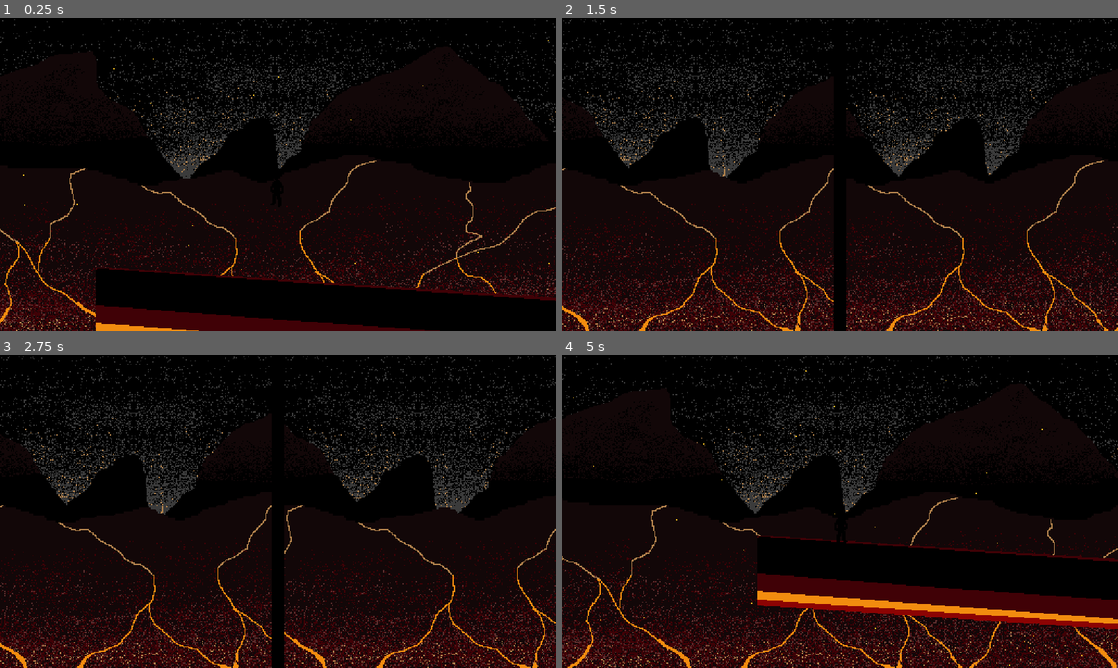
Above: before the commit, frames 1-4 (two rows, left to right).
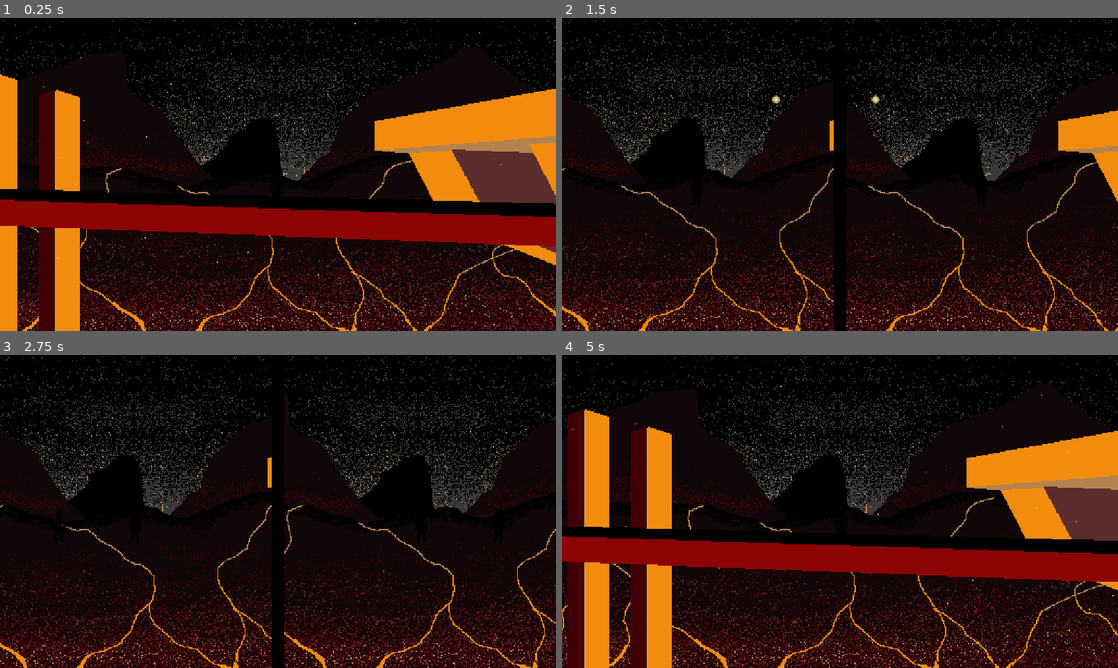
Above: after the commit, the same moments.

Repository: HaywardMorihara/EpicStarWarsFight
Game: Godot game, scene res://src/Main/Game.tscn
Two runs of this game, one before a commit and one after it. Both use one fixed random seed, a clock stepped at 60 frames per second and the inputs below.
Inputs:
- Up to frame 1 (0.25 s): no input
- Up to frame 2 (1.5 s): hold Tab (splitscreen) 0.53-1.28 s; hold Right (move_right) from 0.53 s (still down); tap Up (jump) at 0.77 s; tap Space (shoot) at 1.35 s
- Up to frame 3 (2.75 s): tap Up (jump) at 1.52 s; tap Tab (splitscreen) at 1.55 s; release Right (move_right) at 2.03 s; hold Left (move_left) from 2.03 s (still down); hold Tab (splitscreen) from 2.03 s (still down)
- Up to frame 4 (5 s): release Left (move_left) at 2.78 s; release Tab (splitscreen) at 2.78 s; hold Right (move_right) 2.78-4.28 s; tap Tab (splitscreen) at 2.85, 4.35 s; tap Up (jump) at 3.02, 3.77, 4.52 s; hold Tab (splitscreen) 3.53-4.28 s; tap Space (shoot) at 3.6 s; hold Left (move_left) from 4.28 s (still down)

The runs differ from the first frame. In frame 1, 40% of the frame differs, in the area x 0-100%, y 0-100%; in frame 2, 3.0%; in frame 3, 1.2%; in frame 4, 45%.
Error in both runs: Attempt to call function 'connect' in base 'null instance' on a null instance. (res://src/UserInterface/CoinsCounter.gd:20)

Commit message:
A lot done

Diff:
--- a/src/Level/LavaPlume.gd
+++ b/src/Level/LavaPlume.gd
@@ -1,21 +1,6 @@
 extends Node2D
 
 
-# Declare member variables here. Examples:
-# var a = 2
-# var b = "text"
-
-
-# Called when the node enters the scene tree for the first time.
-func _ready():
-	pass # Replace with function body.
-
-
-# Called every frame. 'delta' is the elapsed time since the previous frame.
-#func _process(delta):
-#	pass
-
-
-func _on_Timer_timeout():
+func restart():
 	$LavaPlumeHigh.restart()
 	$LavaPlumeLow.restart()
--- /dev/null
+++ b/src/Level/LavaPlume.tscn
@@ -0,0 +1,55 @@
+[gd_scene load_steps=6 format=2]
+
+[ext_resource path="res://assets/art/red_particle.png" type="Texture" id=1]
+[ext_resource path="res://assets/art/yellow_particle.png" type="Texture" id=2]
+[ext_resource path="res://src/Level/LavaPlume.gd" type="Script" id=3]
+
+[sub_resource type="ParticlesMaterial" id=2]
+lifetime_randomness = 0.5
+emission_shape = 2
+emission_box_extents = Vector3( 10, 1, 1 )
+flag_disable_z = true
+direction = Vector3( 0, 1, 0 )
+spread = 10.0
+gravity = Vector3( 0, 98, 0 )
+initial_velocity = -400.0
+initial_velocity_random = 0.9
+orbit_velocity = 0.0
+orbit_velocity_random = 0.0
+
+[sub_resource type="ParticlesMaterial" id=3]
+emission_shape = 2
+emission_box_extents = Vector3( 0, 1, 1 )
+flag_disable_z = true
+direction = Vector3( 0, -1, 0 )
+spread = 30.0
+gravity = Vector3( 0, 98, 0 )
+initial_velocity = 200.0
+initial_velocity_random = 0.9
+orbit_velocity = 0.0
+orbit_velocity_random = 0.0
+
+[node name="LavaPlume" type="Node2D" groups=["lava_plumes"]]
+position = Vector2( 256, 350 )
+script = ExtResource( 3 )
+
+[node name="LavaPlumeHigh" type="Particles2D" parent="."]
+z_index = -1
+emitting = false
+amount = 10000
+lifetime = 5.0
+one_shot = true
+explosiveness = 0.9
+process_material = SubResource( 2 )
+texture = ExtResource( 2 )
+normal_map = ExtResource( 2 )
+
+[node name="LavaPlumeLow" type="Particles2D" parent="."]
+z_index = -2
+emitting = false
+amount = 1000
+lifetime = 5.0
+one_shot = true
+explosiveness = 0.9
+process_material = SubResource( 3 )
+texture = ExtResource( 1 )
--- /dev/null
+++ b/src/Level/LavaPlumeManager.gd
@@ -0,0 +1,27 @@
+extends Node2D
+
+var limit_left : float
+var limit_right : float
+
+var lava_plumes : Array
+var next_lava_plume_index := 0
+
+func _ready():
+	for child in get_children():
+		if child.is_in_group("lava_plumes"):
+			lava_plumes.append(child)
+
+func _on_Timer_timeout():
+	var lava_plume = lava_plumes[next_lava_plume_index]
+
+	if next_lava_plume_index == len(lava_plumes) - 1:
+		next_lava_plume_index = 0
+	else:
+		next_lava_plume_index += 1
+
+	var randx = rand_range(limit_left, limit_right)
+	var scale = rand_range(0.5, 2.0)
+	print(scale)
+	lava_plume.scale = Vector2(scale, scale)
+	lava_plume.position = Vector2(randx, lava_plume.position.y)
+	lava_plume.restart()
--- a/src/Level/Level.gd
+++ b/src/Level/Level.gd
@@ -1,15 +1,15 @@
 extends Node2D
 
-const LIMIT_LEFT = -315
-const LIMIT_TOP = -250
-const LIMIT_RIGHT = 955
-const LIMIT_BOTTOM = 690
-
 func _ready():
+	var width = $Bounds/CollisionShape2D.shape.extents.x
+	var x = $Bounds.get_position().x
 	for child in get_children():
 		if child is Player:
 			var camera = child.get_node("Camera")
-			camera.limit_left = LIMIT_LEFT
-			camera.limit_top = LIMIT_TOP
-			camera.limit_right = LIMIT_RIGHT
-			camera.limit_bottom = LIMIT_BOTTOM
+			camera.limit_left = x - width
+			camera.limit_right = x + width
+#			camera.limit_top = LIMIT_TOP
+#			camera.limit_bottom = LIMIT_BOTTOM
+		if child.is_in_group("lava_plume_managers"):
+			child.limit_left = x - width
+			child.limit_right = x + width
--- a/src/Level/Level.tscn
+++ b/src/Level/Level.tscn
@@ -1,11 +1,11 @@
-[gd_scene load_steps=12 format=2]
+[gd_scene load_steps=11 format=2]
 
-[ext_resource path="res://assets/art/platforms/main_platform.png" type="Texture" id=1]
+[ext_resource path="res://assets/art/platforms/platform.png" type="Texture" id=1]
 [ext_resource path="res://assets/audio/music/duel_of_the_fates.ogg" type="AudioStream" id=2]
 [ext_resource path="res://assets/art/yellow_particle.png" type="Texture" id=3]
-[ext_resource path="res://src/Level/LavaPlume.gd" type="Script" id=4]
+[ext_resource path="res://src/Level/LavaPlume.tscn" type="PackedScene" id=4]
 [ext_resource path="res://src/Level/Level.gd" type="Script" id=5]
-[ext_resource path="res://assets/art/red_particle.png" type="Texture" id=6]
+[ext_resource path="res://src/Level/LavaPlumeManager.gd" type="Script" id=6]
 [ext_resource path="res://src/Level/ParallaxBackground.tscn" type="PackedScene" id=7]
 [ext_resource path="res://src/Level/Music.gd" type="Script" id=9]
 
@@ -17,30 +17,8 @@
 orbit_velocity = 0.0
 orbit_velocity_random = 0.0
 
-[sub_resource type="ParticlesMaterial" id=2]
-lifetime_randomness = 0.5
-emission_shape = 2
-emission_box_extents = Vector3( 10, 1, 1 )
-flag_disable_z = true
-direction = Vector3( 0, 1, 0 )
-spread = 10.0
-gravity = Vector3( 0, 98, 0 )
-initial_velocity = -400.0
-initial_velocity_random = 0.9
-orbit_velocity = 0.0
-orbit_velocity_random = 0.0
-
-[sub_resource type="ParticlesMaterial" id=3]
-emission_shape = 2
-emission_box_extents = Vector3( 0, 1, 1 )
-flag_disable_z = true
-direction = Vector3( 0, -1, 0 )
-spread = 30.0
-gravity = Vector3( 0, 98, 0 )
-initial_velocity = 200.0
-initial_velocity_random = 0.9
-orbit_velocity = 0.0
-orbit_velocity_random = 0.0
+[sub_resource type="RectangleShape2D" id=4]
+extents = Vector2( 512, 144 )
 
 [node name="Level" type="Node2D"]
 pause_mode = 1
@@ -62,46 +40,42 @@
 process_material = SubResource( 1 )
 texture = ExtResource( 3 )
 
-[node name="LavaPlume" type="Node2D" parent="."]
-position = Vector2( 256, 350 )
-script = ExtResource( 4 )
-
-[node name="LavaPlumeHigh" type="Particles2D" parent="LavaPlume"]
-z_index = -1
-emitting = false
-amount = 10000
-lifetime = 5.0
-one_shot = true
-explosiveness = 0.9
-process_material = SubResource( 2 )
-texture = ExtResource( 3 )
-normal_map = ExtResource( 3 )
-
-[node name="LavaPlumeLow" type="Particles2D" parent="LavaPlume"]
-z_index = -2
-emitting = false
-amount = 1000
-lifetime = 5.0
-one_shot = true
-explosiveness = 0.9
-process_material = SubResource( 3 )
-texture = ExtResource( 6 )
-
-[node name="Timer" type="Timer" parent="LavaPlume"]
-wait_time = 5.0
-autostart = true
-
 [node name="PlatformStatic" type="StaticBody2D" parent="."]
-position = Vector2( 256, 150 )
-z_index = -1
+position = Vector2( 3, 168 )
+z_index = 1
 collision_layer = 16
 collision_mask = 0
+__meta__ = {
+"_edit_group_": true
+}
 
 [node name="Sprite" type="Sprite" parent="PlatformStatic"]
 texture = ExtResource( 1 )
 
 [node name="CollisionPolygon2D" type="CollisionPolygon2D" parent="PlatformStatic"]
 position = Vector2( -0.0684814, 0.0254364 )
-polygon = PoolVector2Array( -254.932, 35.9746, 260.068, 72.9746, 256.068, 132.975, -258.932, 95.9746 )
+polygon = PoolVector2Array( -510.932, -0.0254364, 511.068, 25.9746, 514.068, 44.9746, -510.932, 12.9746 )
 
-[connection signal="timeout" from="LavaPlume/Timer" to="LavaPlume" method="_on_Timer_timeout"]
+[node name="Bounds" type="Area2D" parent="."]
+position = Vector2( 0, 144 )
+
+[node name="CollisionShape2D" type="CollisionShape2D" parent="Bounds"]
+shape = SubResource( 4 )
+
+[node name="LavaPlumeManager" type="Node2D" parent="." groups=["lava_plume_managers"]]
+script = ExtResource( 6 )
+
+[node name="LavaPlume1" parent="LavaPlumeManager" instance=ExtResource( 4 )]
+
+[node name="LavaPlume2" parent="LavaPlumeManager" instance=ExtResource( 4 )]
+
+[node name="LavaPlume3" parent="LavaPlumeManager" instance=ExtResource( 4 )]
+
+[node name="LavaPlume4" parent="LavaPlumeManager" instance=ExtResource( 4 )]
+
+[node name="LavaPlume5" parent="LavaPlumeManager" instance=ExtResource( 4 )]
+
+[node name="Timer" type="Timer" parent="LavaPlumeManager"]
+autostart = true
+
+[connection signal="timeout" from="LavaPlumeManager/Timer" to="LavaPlumeManager" method="_on_Timer_timeout"]
--- a/src/Level/ParallaxBackground.tscn
+++ b/src/Level/ParallaxBackground.tscn
@@ -1,8 +1,9 @@
-[gd_scene load_steps=7 format=2]
+[gd_scene load_steps=8 format=2]
 
 [ext_resource path="res://assets/art/background/mountains_front.png" type="Texture" id=1]
 [ext_resource path="res://assets/art/background/ridge.png" type="Texture" id=2]
 [ext_resource path="res://assets/art/background/mountains_back.png" type="Texture" id=3]
+[ext_resource path="res://assets/art/background/structures.png" type="Texture" id=4]
 [ext_resource path="res://assets/art/background/gray_sky.png" type="Texture" id=7]
 [ext_resource path="res://assets/art/background/orange_sky.png" type="Texture" id=8]
 [ext_resource path="res://assets/art/background/black_sky.png" type="Texture" id=9]
@@ -29,14 +30,14 @@
 texture = ExtResource( 9 )
 
 [node name="MountainsBack" type="ParallaxLayer" parent="."]
-motion_scale = Vector2( 0.1, 1 )
+motion_scale = Vector2( 0.125, 1 )
 
 [node name="Sprite" type="Sprite" parent="MountainsBack"]
 position = Vector2( 0, 144 )
 texture = ExtResource( 3 )
 
 [node name="MountainsFront" type="ParallaxLayer" parent="."]
-motion_scale = Vector2( 0.3, 1 )
+motion_scale = Vector2( 0.25, 1 )
 
 [node name="Sprite" type="Sprite" parent="MountainsFront"]
 position = Vector2( 0, 144 )
@@ -48,3 +49,10 @@
 [node name="Sprite" type="Sprite" parent="Ridge"]
 position = Vector2( 0, 144 )
 texture = ExtResource( 2 )
+
+[node name="Structures" type="ParallaxLayer" parent="."]
+motion_scale = Vector2( 0.75, 1 )
+
+[node name="Sprite" type="Sprite" parent="Structures"]
+position = Vector2( 0, 144 )
+texture = ExtResource( 4 )
--- a/src/Main/Game.tscn
+++ b/src/Main/Game.tscn
@@ -12,7 +12,7 @@
 [node name="Level" parent="." instance=ExtResource( 3 )]
 
 [node name="Player" parent="Level" instance=ExtResource( 4 )]
-position = Vector2( 168, 101 )
+position = Vector2( 0, 167 )
 
 [node name="InterfaceLayer" type="CanvasLayer" parent="."]
 layer = 100
Binary file removed: assets/art/background/cloud_1.png
Not shown, removed: assets/art/background/cloud_1.png.import
Binary file removed: assets/art/background/cloud_2.png
Not shown, removed: assets/art/background/cloud_2.png.import
Binary file removed: assets/art/background/cloud_3.png
Not shown, removed: assets/art/background/cloud_3.png.import
Binary file removed: assets/art/background/distant_platforms_1.png
Not shown, removed: assets/art/background/distant_platforms_1.png.import
Binary file removed: assets/art/background/distant_platforms_2.png
Binary file changed: assets/art/background/mountains.aseprite
Binary file changed: assets/art/background/mountains_front.png
Binary file changed: assets/art/background/ridge.png
(and 11 more such lines)
